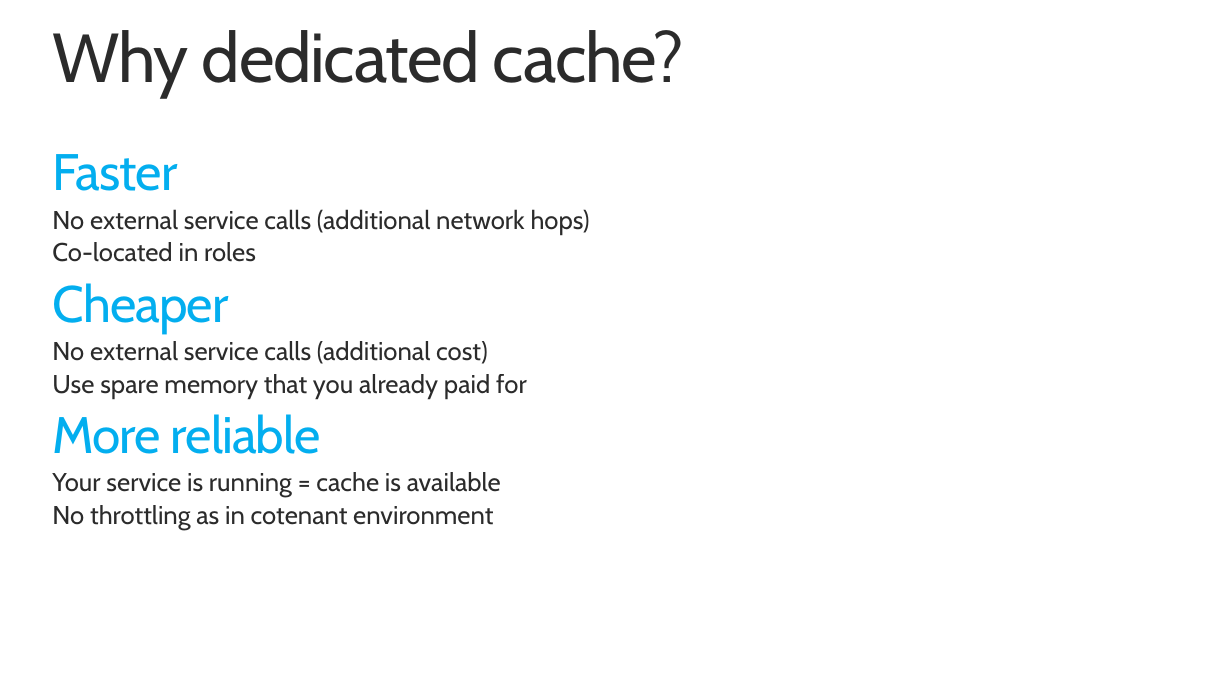
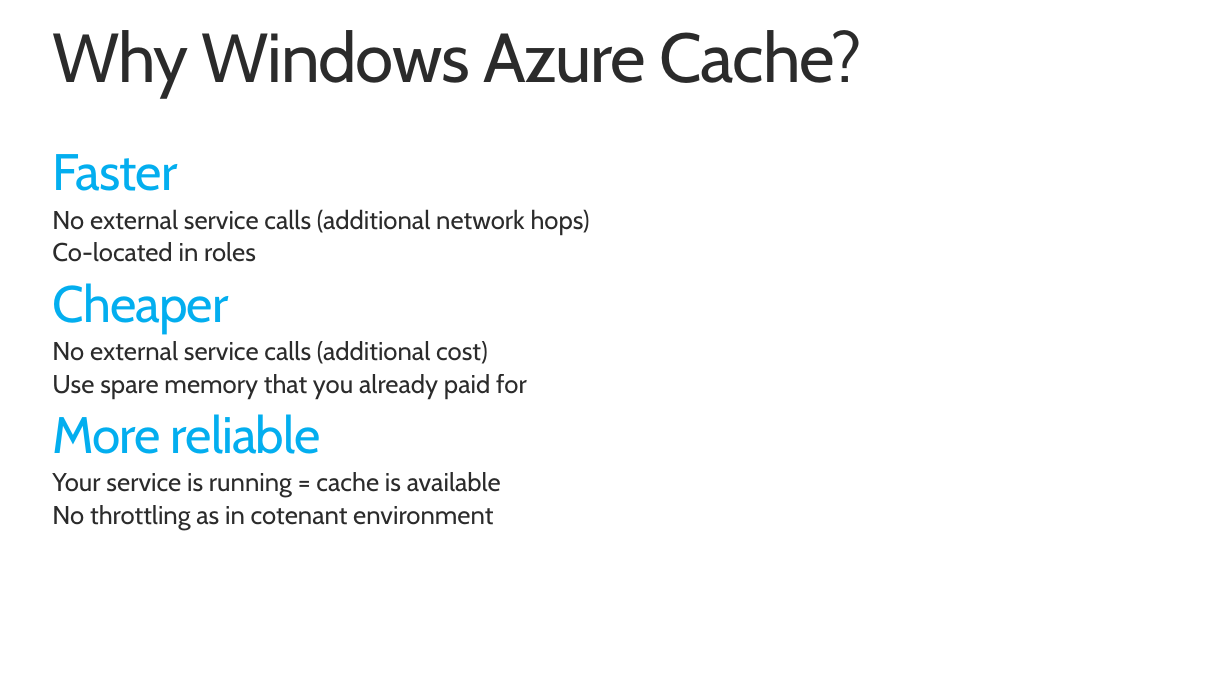
Before and after one commit to HaishiBai/PRESENTATION-ScalableGlobalAndHighlyAvailableApps, a slide deck: slide 24 of BuildingScalableGlobalAndHighlyAvailableWebApps.pptx. Drawn at 1232x693 pixels with LibreOffice and Linux fonts; fonts in the diff are those of the drawing. Boxes give left, top, right and bottom in pixels: in the first picture for what was removed or moved away, otherwise in the second. Text is boxed around its words. In the diff, an @@ line names an element or a change of style, - is before the commit and + after.

```diff
--- a/BuildingScalableGlobalAndHighlyAvailableWebApps.pptx
+++ b/BuildingScalableGlobalAndHighlyAvailableWebApps.pptx
@@ title at (52,30,861,98): text changed @@
-Why dedicated cache?
+Why Windows Azure Cache?
```
Also in this commit, not shown: 1 other slide changed.
